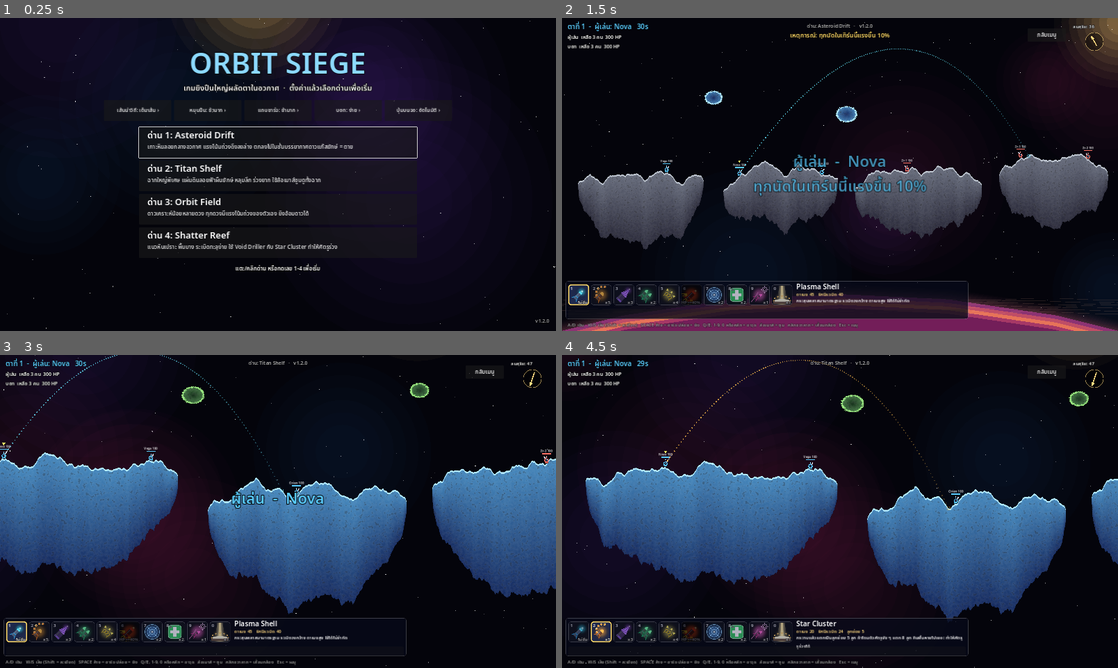
Above: before the commit, frames 1-4 (two rows, left to right).
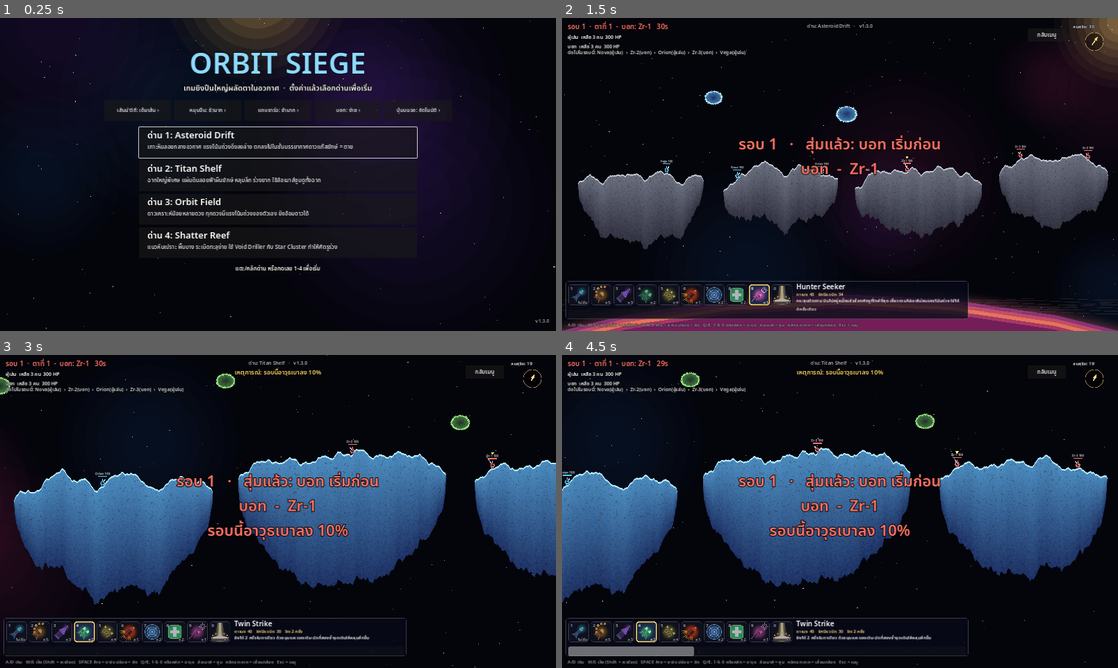
Above: after the commit, the same moments.

Repository: Pid924/OrbitSiege
Game: Godot game, scene res://scenes/menu.tscn
Same seed, same stepped clock (60 frames per second), same inputs: the game is played once before the commit and once after it.
Inputs (mouse positions are in pixels of both pictures, inside the frame that each line leads up to):
- Up to frame 1 (0.25 s): no input
- Up to frame 2 (1.5 s): click "ด่าน 1: Asteroid Drift" at 0.5 s; tap Enter at 1.25 s; move the mouse to (962, 158) at 1.27 s; hold D from 1.28 s (still down); hold Shift from 1.28 s (still down); click (962, 158) at 1.42 s
- Up to frame 3 (3 s): tap Space at 1.52 s; release D at 2 s; release Shift at 2 s; click "กลับเมนู" at 2 s; click "ด่าน 2: Titan Shelf" at 2.75 s
- Up to frame 4 (4.5 s): drag from (728, 527) to (812, 574) at 3.52 s; move the mouse to (895, 442) at 4.27 s; hold D from 4.28 s (still down); tap E at 4.35 s

The runs differ from the first frame. In frame 1, less than 0.1% of the frame differs, in the area x 97-98%, y 96-98%; in frame 2, 3.6%; in frame 3, 28%; in frame 4, 34%, in the area x 0-100%, y 0-100%.

Commit message:
1.3.0: rounds with coin toss and time-based order, round events
Round 1 starts with a random team; later rounds start with the unit that used
the least time, teams still alternating. Events last a round with random size
(damage/blast +-20%, time +-10 s). Crates drop after each round. More sky rocks
on Shatter Reef.

Co-Authored-By: Claude Opus 5.5 <noreply@anthropic.com>
Claude-Session: https://claude.ai/code/session_01Lo9zaQgDYn7BjieRUw61Dn

Diff:
--- a/project.godot
+++ b/project.godot
@@ -5,7 +5,7 @@
 
 config/name="Orbit Siege"
 config/description="Turn-based space artillery prototype."
-config/version="1.2.0"
+config/version="1.3.0"
 run/main_scene="res://scenes/menu.tscn"
 config/features=PackedStringArray("4.2", "GL Compatibility")
 
--- a/scripts/game/game_settings.gd
+++ b/scripts/game/game_settings.gd
@@ -19,7 +19,7 @@
 		"desc": "แนวหินเปราะ พื้นบาง ระเบิดทะลุง่าย ใช้ Void Driller กับ Star Cluster ทำให้ศัตรูร่วง",
 		"kind": "islands", "size": Vector2(2400, 1150),
 		"island_width": Vector2(300, 440), "gap": Vector2(60, 110), "depth": Vector2(40, 70),
-		"carve_mult": 1.25,
+		"carve_mult": 1.25, "sky_rocks": 2,
 	},
 	"orbit": {
 		"name": "Orbit Field",
@@ -31,7 +31,7 @@
 
 ## How much of the predicted flight path the human player sees, in seconds of flight.
 const GUIDE_OPTIONS := [["ปิด", 0.0], ["สั้น", 0.35], ["กลาง", 0.9], ["ยาว", 2.0], ["เต็มเส้น", 12.0]]
-const VERSION := "1.2.0"
+const VERSION := "1.3.0"
 
 ## [label, seconds to fill the charge bar] for the human player.
 const CHARGE_OPTIONS := [["ช้ามาก", 5.0], ["ช้า", 3.6], ["ปกติ", 2.6], ["เร็ว", 1.6]]
--- a/scripts/game/match.gd
+++ b/scripts/game/match.gd
@@ -33,14 +33,9 @@
 const MAX_WIND := 55.0
 const MAX_CRATES := 4
 const EVENT_CHANCE := 0.4
-## Turn events: [id, banner text]. Effects are applied in _start_turn / on_detonation.
-const EVENTS := [
-	["dmg_up", "ทุกนัดในเทิร์นนี้แรงขึ้น 10%"],
-	["dmg_down", "ทุกนัดในเทิร์นนี้เบาลง 10%"],
-	["time_down", "เวลาเทิร์นนี้ลดลง 5 วินาที"],
-	["time_up", "เวลาเทิร์นนี้เพิ่มขึ้น 5 วินาที"],
-	["blast_up", "ระเบิดเทิร์นนี้กว้างขึ้น 10%"],
-]
+## Round events last a whole round. Each has a random size: damage and blast -20%..+20%
+## (steps of 5%), turn time -10..+10 s. Applied in _fire and _start_turn.
+const EVENT_KINDS := ["dmg", "time", "blast"]
 ## Crates hold one extra use of any weapon except the unlimited Plasma Shell.
 const AMMO_LOOT := ["cluster", "driller", "double", "triple", "rage", "snare", "mender", "seeker", "sky"]
 const TEAM_COLORS := [Color(0.35, 0.8, 1.0), Color(1.0, 0.45, 0.4)]
@@ -48,6 +43,7 @@
 const UNIT_NAMES := [["Nova", "Orion", "Vega"], ["Zr-1", "Zr-2", "Zr-3"]]
 
 signal turn_started(team: int, unit)
+signal round_started(round_number: int, first_team: int, coin_toss: bool)
 signal game_over(winner: int)
 
 var stage := "drift"
@@ -67,15 +63,20 @@
 
 var phase := Phase.AIMING
 var current_team := 1  # flipped to 0 by the first turn
-var team_cursor := [0, 0]
 var team_weapon := [0, 0]
 var team_ammo := [{}, {}]  # weapon id -> uses left, only for weapons with limited ammo
 var shots_left := 0
 var refire_timer := 0.0
 var last_shot := {}
 var crates: Array = []
-var turns_since_drop := 0
-var turn_event := ""  # id from EVENTS, or "" for a normal turn
+## A round = every living unit plays once. Round 1 starts with a coin toss for the first team;
+## later rounds start with whoever used the least time last round, teams still taking turns.
+var round_number := 0
+var round_queue: Array = []  # units still to play this round, in order
+var time_used := {}  # unit_id -> seconds spent aiming this round
+var last_round_time := {}  # time_used of the previous round, for the HUD
+var turn_start_time := TURN_TIME
+var round_event := {}  # {"kind": "dmg"|"time"|"blast", "value": int} or {} for a calm round
 var team_boost := [0.0, 0.0]  # extra damage for the team's next shot, from Nano Mender
 var shot_dmg_mult := 1.0
 var shot_radius_mult := 1.0
@@ -199,7 +200,7 @@
 	for attempt in 160:
 		var island: Dictionary = islands[rng.randi() % islands.size()]
 		var x := rng.randf_range(lerpf(island.x0, island.x1, 0.08), lerpf(island.x0, island.x1, 0.92))
-		var pos := Vector2(x, 0)
+		var pos := Vector2(x, island.base - 80.0)  # island tops never rise above base - 70
 		while pos.y < abyss_y and not terrain.is_solid(pos + Vector2.DOWN):
 			pos.y += 1.0
 		if pos.y < abyss_y:
@@ -365,15 +366,11 @@
 	last_power[active_unit.unit_id] = power
 	last_shot = {"angle": angle, "power": power, "weapon": weapon}
 	shots_left = int(w.get("shots", 1)) - 1
-	shot_dmg_mult = 1.0
-	if turn_event == "dmg_up":
-		shot_dmg_mult *= 1.1
-	elif turn_event == "dmg_down":
-		shot_dmg_mult *= 0.9
+	shot_dmg_mult = 1.0 + _event_value("dmg") / 100.0
 	if team_boost[current_team] > 0.0 and not w.has("boost"):
 		shot_dmg_mult *= 1.0 + team_boost[current_team]
 		team_boost[current_team] = 0.0
-	shot_radius_mult = 1.1 if turn_event == "blast_up" else 1.0
+	shot_radius_mult = 1.0 + _event_value("blast") / 100.0
 	_launch(last_shot)
 	# Special weapons are one-off picks: the next turn starts back on weapon 1.
 	team_weapon[current_team] = 0
@@ -659,6 +656,7 @@
 		active_unit.is_active = false
 		active_unit.charge = 0.0
 		active_unit.rooted_turns = maxi(0, active_unit.rooted_turns - 1)
+		time_used[active_unit.unit_id] = turn_start_time - maxf(turn_time_left, 0.0)
 	var a := alive_count(0)
 	var b := alive_count(1)
 	if a == 0 or b == 0:
@@ -666,36 +664,78 @@
 		winner = -1 if a == b else (0 if a > 0 else 1)
 		active_unit = null
 		if autoplay:
-			print("game over after %d turns, winner: %d" % [turn_number, winner])
+			print("game over after %d turns (%d rounds), winner: %d" % [turn_number, round_number, winner])
 		game_over.emit(winner)
 		return
 	_start_turn()
 
 
+func _start_round() -> void:
+	round_number += 1
+	var coin_toss := round_number == 1
+	var queues := [[], []]
+	for u in units:
+		if u.alive:
+			queues[u.team].append(u)
+	var first_team: int
+	if coin_toss:
+		first_team = rng.randi() % 2
+	else:
+		# Fastest unit of last round first; inside a team, faster units play earlier.
+		for team in 2:
+			queues[team].sort_custom(func(x, y): return _used(x) < _used(y) or (_used(x) == _used(y) and x.unit_id < y.unit_id))
+		var t0: float = _used(queues[0][0])
+		var t1: float = _used(queues[1][0])
+		first_team = 0 if t0 < t1 else (1 if t1 < t0 else rng.randi() % 2)
+	round_queue.clear()
+	var team := first_team
+	while not queues[0].is_empty() or not queues[1].is_empty():
+		if not queues[team].is_empty():
+			round_queue.append(queues[team].pop_front())
+		team = 1 - team
+	last_round_time = time_used.duplicate()
+	time_used.clear()
+	if round_number > 1:
+		_drop_crate()  # a supply crate after every finished round
+	round_event = {}
+	if rng.randf() < EVENT_CHANCE:
+		var kind: String = EVENT_KINDS[rng.randi() % EVENT_KINDS.size()]
+		var value := 0
+		while value == 0:
+			value = rng.randi_range(-10, 10) if kind == "time" else rng.randi_range(-4, 4) * 5
+		round_event = {"kind": kind, "value": value}
+	if autoplay:
+		print("round %d first team %d order %s event %s" % [round_number, first_team, round_queue.map(func(u): return u.unit_name), round_event])
+	round_started.emit(round_number, first_team, coin_toss)
+
+
+func _used(u) -> float:
+	return time_used.get(u.unit_id, TURN_TIME)
+
+
+func _event_value(kind: String) -> int:
+	return int(round_event.value) if not round_event.is_empty() and round_event.kind == kind else 0
+
+
 func _start_turn() -> void:
 	turn_number += 1
-	current_team = 1 - current_team
-	var team_units := units.filter(func(u): return u.team == current_team)
-	for i in team_units.size():
-		var idx: int = (team_cursor[current_team] + i) % team_units.size()
-		if team_units[idx].alive:
-			active_unit = team_units[idx]
-			team_cursor[current_team] = idx + 1
-			break
+	active_unit = null
+	while active_unit == null:
+		while round_queue.is_empty():
+			_start_round()
+		var u = round_queue.pop_front()
+		if u.alive:
+			active_unit = u
+	current_team = active_unit.team
 	physics.wind = Vector2.from_angle(rng.randf() * TAU) * rng.randf_range(0.0, MAX_WIND)
-	# A crate drops each time every living unit has had a turn.
-	turns_since_drop += 1
-	if turns_since_drop > alive_count(0) + alive_count(1):
-		turns_since_drop = 1
-		_drop_crate()
-	turn_event = EVENTS[rng.randi() % EVENTS.size()][0] if rng.randf() < EVENT_CHANCE else ""
 	active_unit.is_active = true
 	if not weapon_available(current_team, current_weapon_id()):
 		team_weapon[current_team] = 0
 	shots_left = 0
 	refire_timer = 0.0
 	camera.follow(active_unit.position, true)
-	turn_time_left = TURN_TIME + (-5.0 if turn_event == "time_down" else (5.0 if turn_event == "time_up" else 0.0))
+	turn_start_time = TURN_TIME + _event_value("time")
+	turn_time_left = turn_start_time
 	command_queue.clear()
 	phase = Phase.AIMING
 	controllers[current_team].begin_turn(active_unit)
@@ -704,8 +744,18 @@
 	turn_started.emit(current_team, active_unit)
 
 
+## Units still to play this round, after the active one.
+func upcoming_units() -> Array:
+	return round_queue.filter(func(u): return u.alive)
+
+
 func event_text() -> String:
-	for e in EVENTS:
-		if e[0] == turn_event:
-			return e[1]
+	var v := absi(_event_value(round_event.get("kind", "")))
+	match round_event.get("kind", ""):
+		"dmg":
+			return "รอบนี้อาวุธ%s %d%%" % ["แรงขึ้น" if round_event.value > 0 else "เบาลง", v]
+		"time":
+			return "รอบนี้เวลาต่อตา%s %d วินาที" % ["เพิ่มขึ้น" if round_event.value > 0 else "ลดลง", v]
+		"blast":
+			return "รอบนี้วงระเบิด%s %d%%" % ["กว้างขึ้น" if round_event.value > 0 else "แคบลง", v]
 	return ""
--- a/scripts/ui/hud.gd
+++ b/scripts/ui/hud.gd
@@ -29,6 +29,8 @@
 var touch_controls: Control
 var current_card: Button
 var replay_button: Button
+var order_label: Label
+var _round_text := ""
 
 
 class WindGauge extends Control:
@@ -49,6 +51,7 @@
 
 func setup(game_ref) -> void:
 	game = game_ref
+	game.round_started.connect(_on_round_started)
 	game.turn_started.connect(_on_turn_started)
 	game.game_over.connect(_on_game_over)
 	stage_label.text = "ด่าน: %s   ·   v%s" % [GameSettings.STAGES[game.stage].name, GameSettings.VERSION]
@@ -65,6 +68,8 @@
 	touch = GameSettings.use_touch()
 	info = _label(Vector2(16, 10), 20)
 	teams_label = _label(Vector2(16, 44), 14)
+	order_label = _label(Vector2(16, 88), 14)
+	order_label.modulate = Color(1, 1, 1, 0.85)
 	stage_label = _label(Vector2(640, 12), 14)
 	stage_label.size = Vector2(320, 20)
 	stage_label.horizontal_alignment = HORIZONTAL_ALIGNMENT_CENTER
@@ -99,8 +104,8 @@
 	_build_weapon_panel()
 
 	banner = Label.new()
-	banner.position = Vector2(0, 380)
-	banner.size = Vector2(1600, 130)
+	banner.position = Vector2(0, 330)
+	banner.size = Vector2(1600, 200)
 	banner.horizontal_alignment = HORIZONTAL_ALIGNMENT_CENTER
 	banner.add_theme_font_size_override("font_size", 44)
 	banner.add_theme_color_override("font_outline_color", Color.BLACK)
@@ -238,7 +243,9 @@
 	var u = game.active_unit
 	if u:
 		var who: String = game.TEAM_NAMES[game.current_team]
-		info.text = "ตาที่ %d  -  %s: %s   %ds" % [game.turn_number, who, u.unit_name, ceili(maxf(game.turn_time_left, 0.0))]
+		info.text = "รอบ %d  ·  ตาที่ %d  -  %s: %s   %ds" % [game.round_number, game.turn_number, who, u.unit_name, ceili(maxf(game.turn_time_left, 0.0))]
+		var next: Array = game.upcoming_units().map(func(x): return "%s(%s)" % [x.unit_name, game.TEAM_NAMES[x.team]])
+		order_label.text = "ต่อไปในรอบนี้: " + ("  ›  ".join(next) if not next.is_empty() else "จบรอบแล้วขึ้นรอบใหม่")
 		info.modulate = game.TEAM_COLORS[game.current_team]
 		power_bar.value = u.charge
 	var current: String = game.current_weapon_id()
@@ -314,14 +321,27 @@
 	return _styles[key]
 
 
+func _on_round_started(round_number: int, first_team: int, coin_toss: bool) -> void:
+	var who: String = game.TEAM_NAMES[first_team]
+	if coin_toss:
+		_round_text = "รอบ %d   ·   สุ่มแล้ว: %s เริ่มก่อน" % [round_number, who]
+	else:
+		_round_text = "รอบ %d   ·   %s เริ่มก่อน (ใช้เวลาน้อยสุด)" % [round_number, who]
+
+
 func _on_turn_started(team: int, unit) -> void:
 	banner.text = "%s  -  %s" % [game.TEAM_NAMES[team], unit.unit_name]
+	var hold := 1.6
+	if _round_text != "":
+		banner.text = _round_text + "\n" + banner.text
+		_round_text = ""
+		hold = 2.8
 	var ev: String = game.event_text()
 	event_label.text = "เหตุการณ์: " + ev if ev != "" else ""
-	if ev != "":
+	if ev != "" and hold > 2.0:  # the event is announced once, when its round starts
 		banner.text += "\n" + ev
 	banner.modulate = Color(game.TEAM_COLORS[team], 1.0)
-	_banner_time = 1.6
+	_banner_time = hold
 
 
 func _on_game_over(winner: int) -> void:
--- a/scripts/world/terrain.gd
+++ b/scripts/world/terrain.gd
@@ -61,9 +61,16 @@
 		_paint_island(island, surface, jag, speck, PALETTES[palette_index % PALETTES.size()])
 		islands.append(island)
 		x += w + rng.randf_range(gap.x, gap.y)
-	# Small rocks hanging over the gaps (never over an island, so nobody spawns on one).
+	# Small rocks hanging over the gaps. Spawns scan down from just above each island's top,
+	# so rocks above islands sit higher than that (see Match._island_spots).
+	var sky_rocks: int = cfg.get("sky_rocks", 0)
+	for island in islands:
+		for k in sky_rocks:
+			var rx := lerpf(island.x0, island.x1, (k + rng.randf_range(0.2, 0.8)) / sky_rocks)
+			var c := Vector2(rx, rng.randf_range(0.1, 0.24) * height)
+			_paint_rock(c, rng.randf_range(18.0, 30.0), speck, PALETTES[(palette_index + 2) % PALETTES.size()])
 	for i in range(islands.size() - 1):
-		if rng.randf() < 0.3:
+		if sky_rocks == 0 and rng.randf() < 0.3:
 			continue
 		var gap_x: float = (islands[i].x1 + islands[i + 1].x0) / 2.0
 		var c := Vector2(gap_x, rng.randf_range(0.18, 0.3) * height)
Not shown, changed: CHANGELOG.md
Not shown, changed: docs/index.pck
